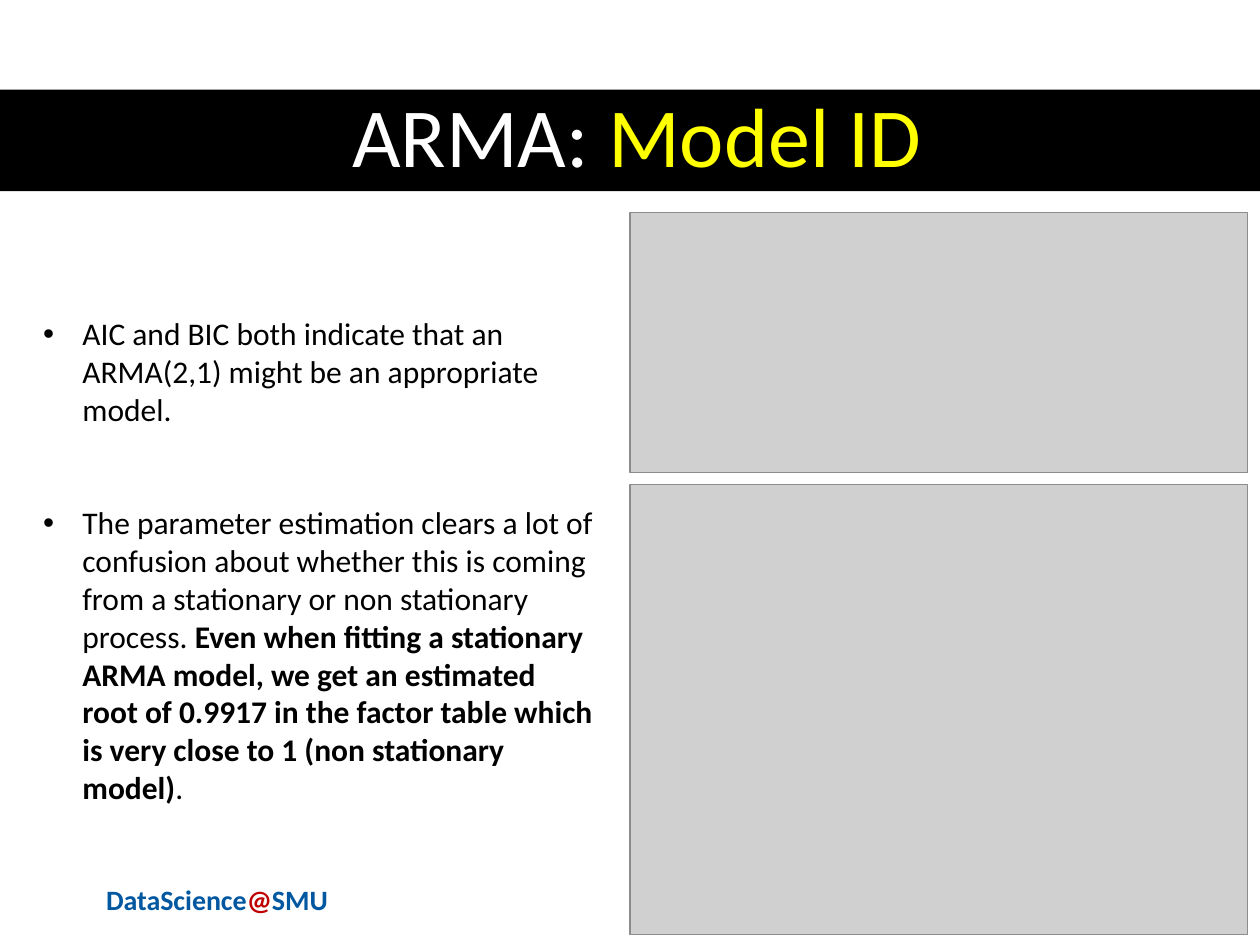
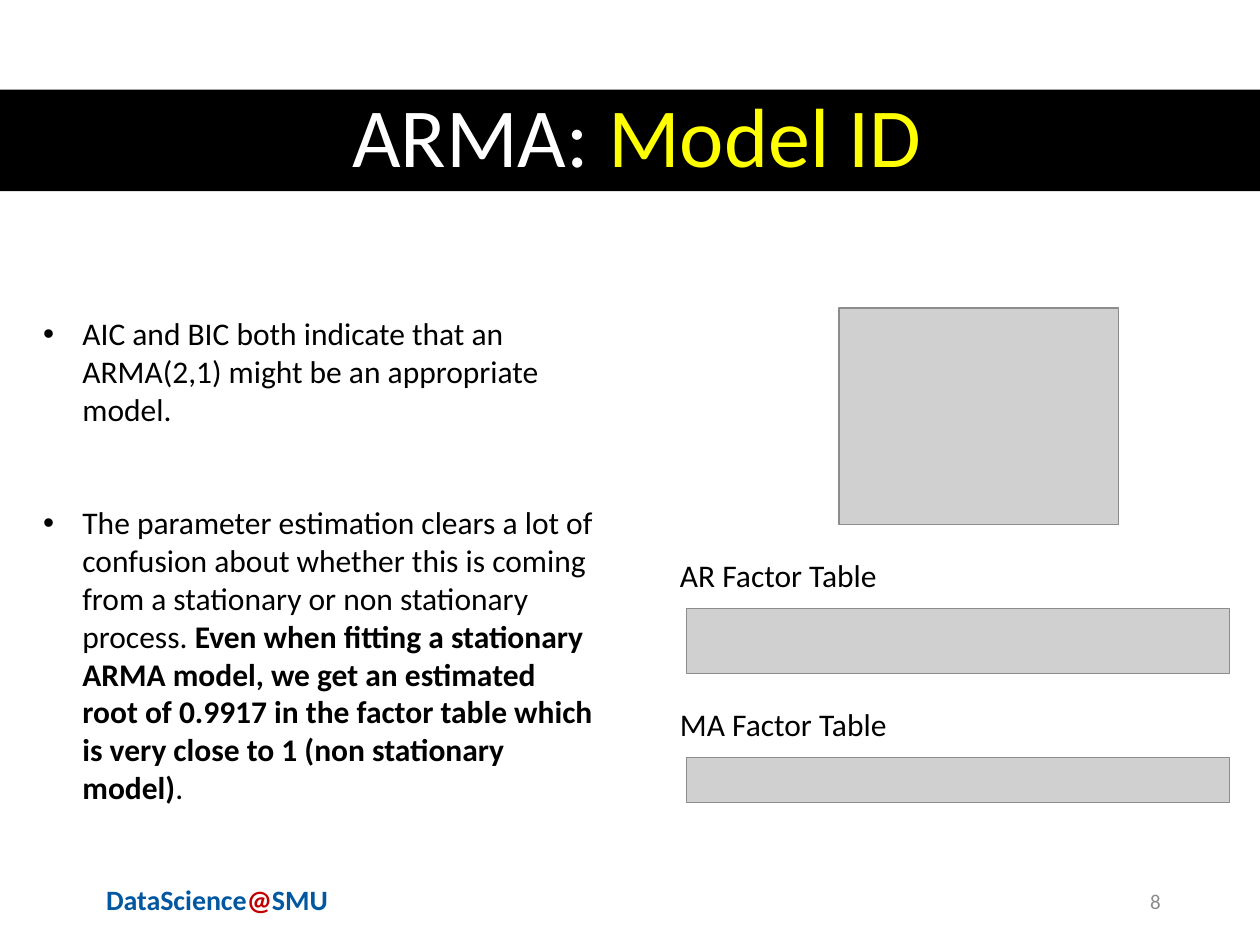
Before and after one commit to sjmiller8182/gdp_prediction, a slide deck: slide 8 of presentation/forecasting_recessions.pptx. Drawn at 1260x945 pixels with LibreOffice and Linux fonts; fonts in the diff are those of the drawing; grey boxes stand for pictures; background and template pictures are left out. Boxes give left, top, right and bottom in pixels: in the first picture for what was removed or moved away, otherwise in the second. Text is boxed around its words. In the diff, an @@ line names an element or a change of style, - is before the commit and + after.

```diff
--- a/presentation/forecasting_recessions.pptx
+++ b/presentation/forecasting_recessions.pptx
@@ picture removed at (630, 213, 1247, 472) @@
@@ picture added at (839, 307, 1119, 524) @@
@@ picture removed at (630, 485, 1247, 935) @@
@@ text added at (680, 565, 876, 588), 18 pt, text #000000 @@
+AR Factor Table
@@ picture added at (687, 609, 1230, 674) @@
@@ text added at (680, 714, 886, 737), 18 pt, text #000000 @@
+MA Factor Table
@@ picture added at (687, 757, 1230, 801) @@
@@ page number added at (1150, 895, 1161, 909), 12 pt, text #8C8C8C @@
+8
```
Also in this commit, not shown: 9 other slides changed, 1 slide removed, 1 other file.
